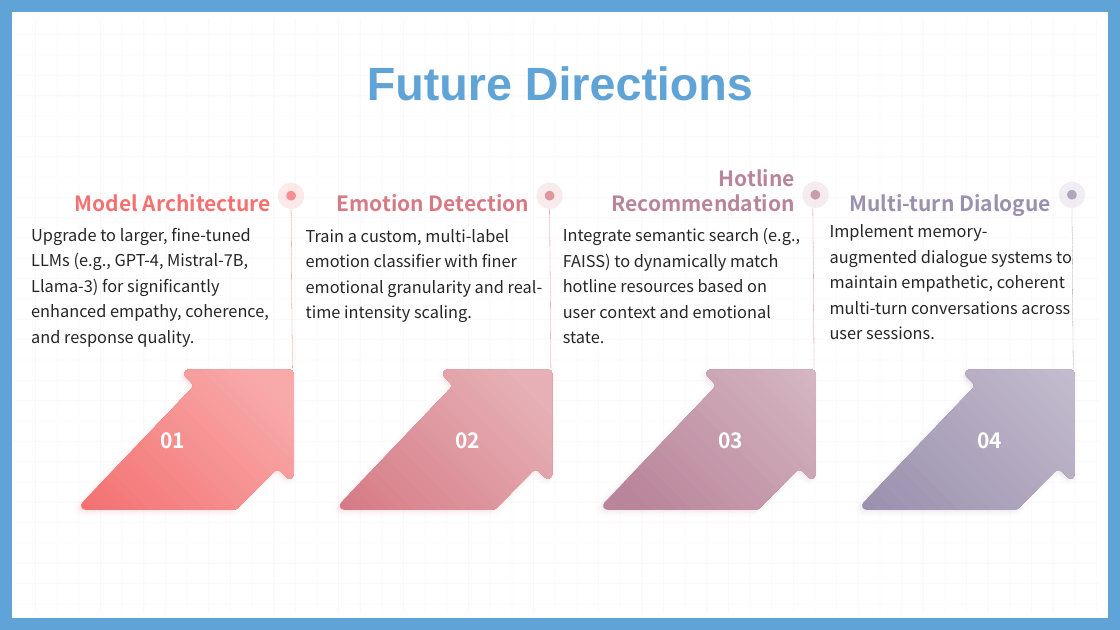
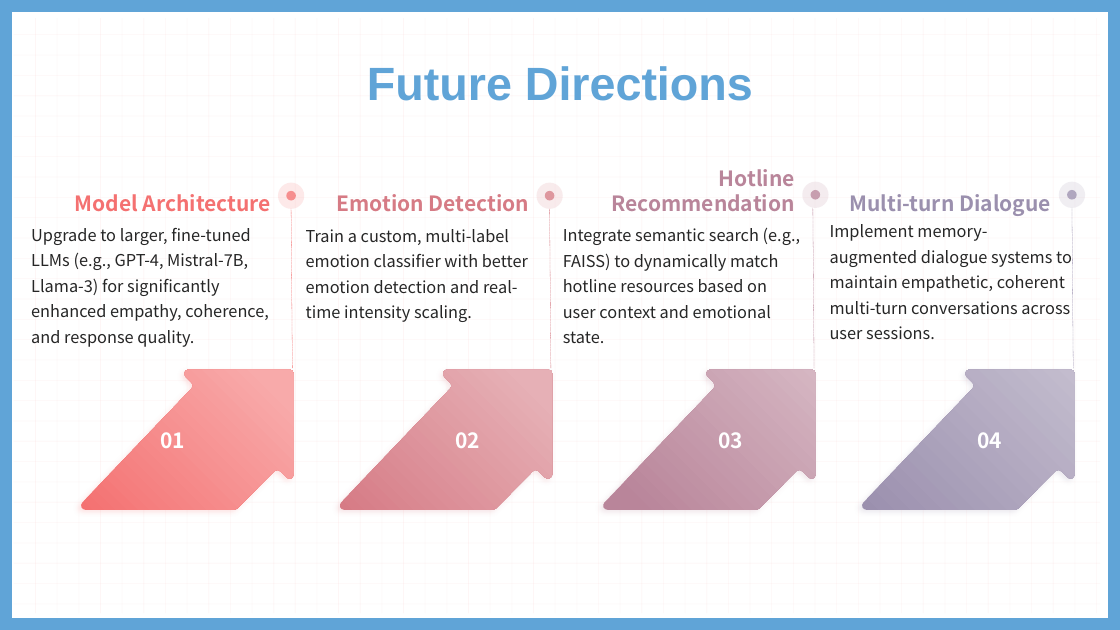
Before and after one commit to hhhh3110/calmbot-project, a slide deck: slide 9 of CalmBot.pptx (slide 10 before the commit). Drawn at 1120x630 pixels with LibreOffice and Linux fonts; fonts in the diff are those of the drawing. Boxes give left, top, right and bottom in pixels: in the first picture for what was removed or moved away, otherwise in the second. Text is boxed around its words. In the diff, an @@ line names an element or a change of style, - is before the commit and + after.

```diff
--- a/CalmBot.pptx
+++ b/CalmBot.pptx
@@ text at box(306, 229, 528, 322): text changed @@
-Train a custom, multi-label emotion classifier with finer emotional granularity and real-time intensity scaling.
+Train a custom, multi-label emotion classifier with better emotion detection and real-time intensity scaling.
```
Also in this commit, not shown: 1 other slide changed, 1 slide removed.
